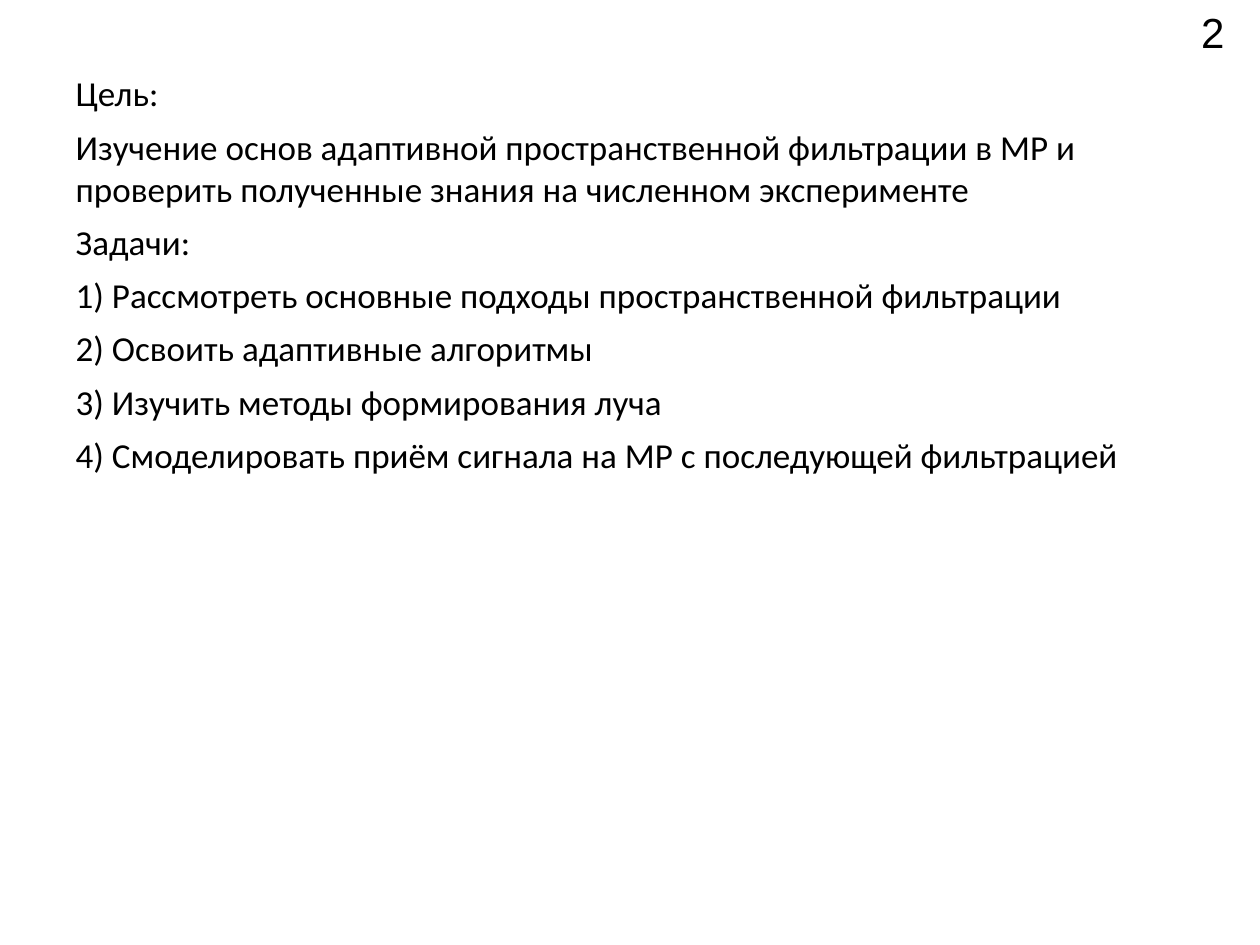
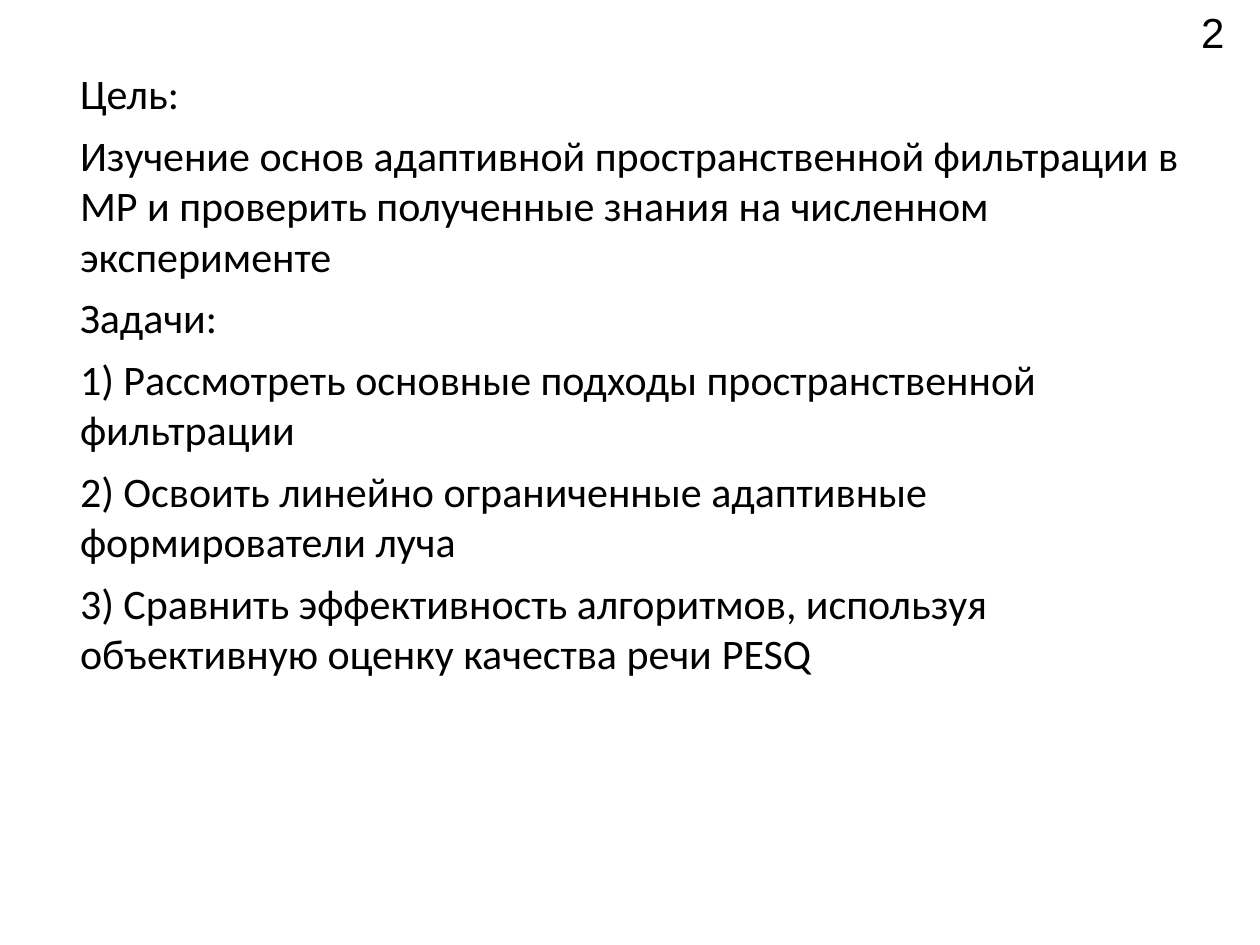
Before and after one commit to Rernamp/microphone_arrays, a slide deck: slide 2 of student_session_2021/Доклад.pptx. Drawn at 1260x945 pixels with LibreOffice and Linux fonts; fonts in the diff are those of the drawing. Boxes give left, top, right and bottom in pixels: in the first picture for what was removed or moved away, otherwise in the second. Text is boxed around its words. In the diff, an @@ line names an element or a change of style, - is before the commit and + after.

```diff
--- a/student_session_2021/Доклад.pptx
+++ b/student_session_2021/Доклад.pptx
@@ text at bbox=[80, 82, 1178, 452]: size 20 to 24 pt in "Цель:", "Изучение основ адаптивной пространственной фильтрации в МР ...", "Задачи:", "1) Рассмотреть основные подходы пространственной фильтрации" @@
@@ text at bbox=[80, 476, 987, 676]: text changed; size 20 to 24 pt @@
-2) Освоить адаптивные алгоритмы
-3) Изучить методы формирования луча
-4) Смоделировать приём сигнала на МР с последующей фильтрацией
+2) Освоить линейно ограниченные адаптивные формирователи луча
+3) Сравнить эффективность алгоритмов, используя объективную оценку качества речи PESQ
```
Also in this commit, not shown: 3 other slides changed.
